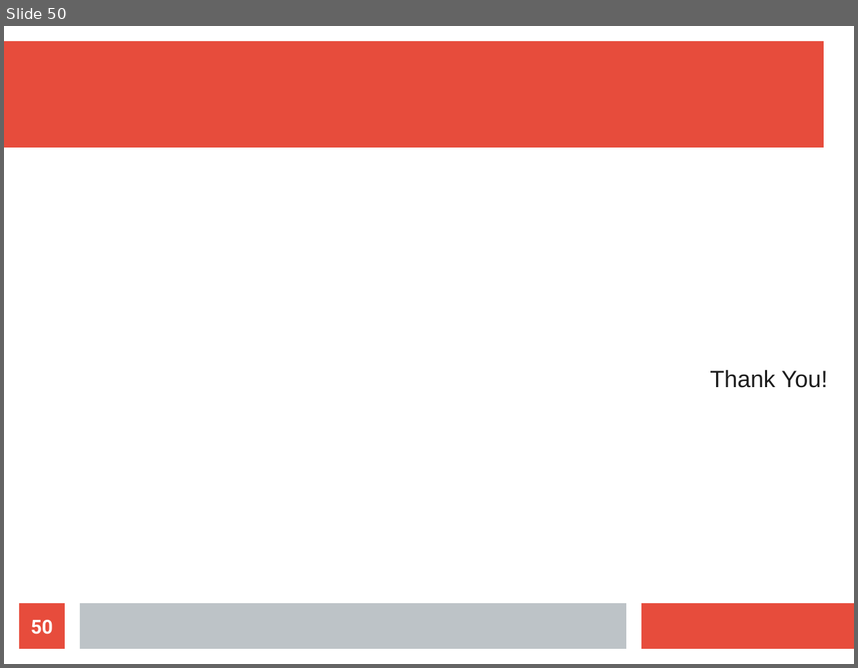
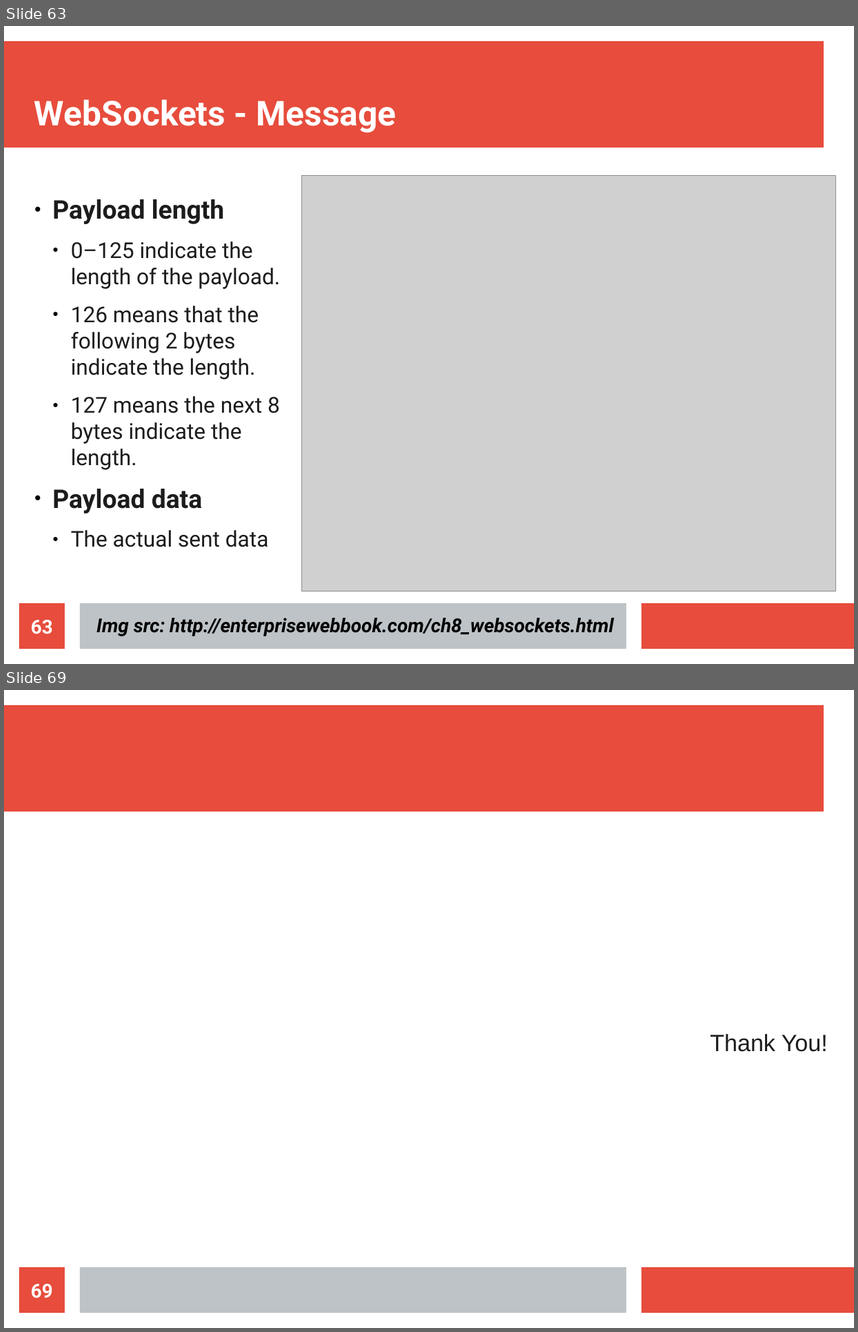
Before and after one commit to maxotta/pia-labs, a slide deck: lectures/ws_wsockets/ws_wsockets.odp. Shown one above the other, each under a label of ours: slide 50 before the commit, slides 63 and 69 after it; the slides between them are not shown. The pictures are 858x668 and 858x1332 pixels, drawn with LibreOffice and Linux fonts; fonts in the diff are those of the drawing; grey boxes stand for pictures. Boxes give left, top, right and bottom in pixels: in the first picture for what was removed or moved away, otherwise in the second. Text is boxed around its words. In the diff, an @@ line names an element or a change of style, - is before the commit and + after.

Commit message:
[lec-wss] websockets

```diff
--- a/lectures/ws_wsockets/ws_wsockets.odp
+++ b/lectures/ws_wsockets/ws_wsockets.odp
@@ slide 63 added at box(4, 26, 854, 664), background #FFFFFF; not listed: 3 template elements that a slide beside it also shows @@
@@ title added at box(34, 99, 396, 133), 32 pt, text #FFFFFF, bold @@
+WebSockets - Message
@@ picture added at box(302, 176, 836, 591) @@
@@ text added at box(52, 199, 280, 547), 20.4 pt, text #1C1C1C @@
+● Payload length
+  ● 0–125 indicate the length of the payload.
+  ● 126 means that the following 2 bytes indicate the length.
+  ● 127 means the next 8 bytes indicate the length.
+● Payload data
+  ● The actual sent data
@@ page number added at box(19, 603, 65, 648), fill #E74C3C, 18 pt, text #FFFFFF, bold @@
+63
@@ text added at box(96, 617, 613, 636), 18 pt, text #000000, bold, italic @@
+Img src: http://enterprisewebbook.com/ch8_websockets.html
@@ what was slide 50 is now slide 69 @@
@@ page number at box(31, 1283, 53, 1298): text changed @@
-50
+69
```
Also in this commit, not shown: 2 slides changed, 18 other slides added, 4 other files.
